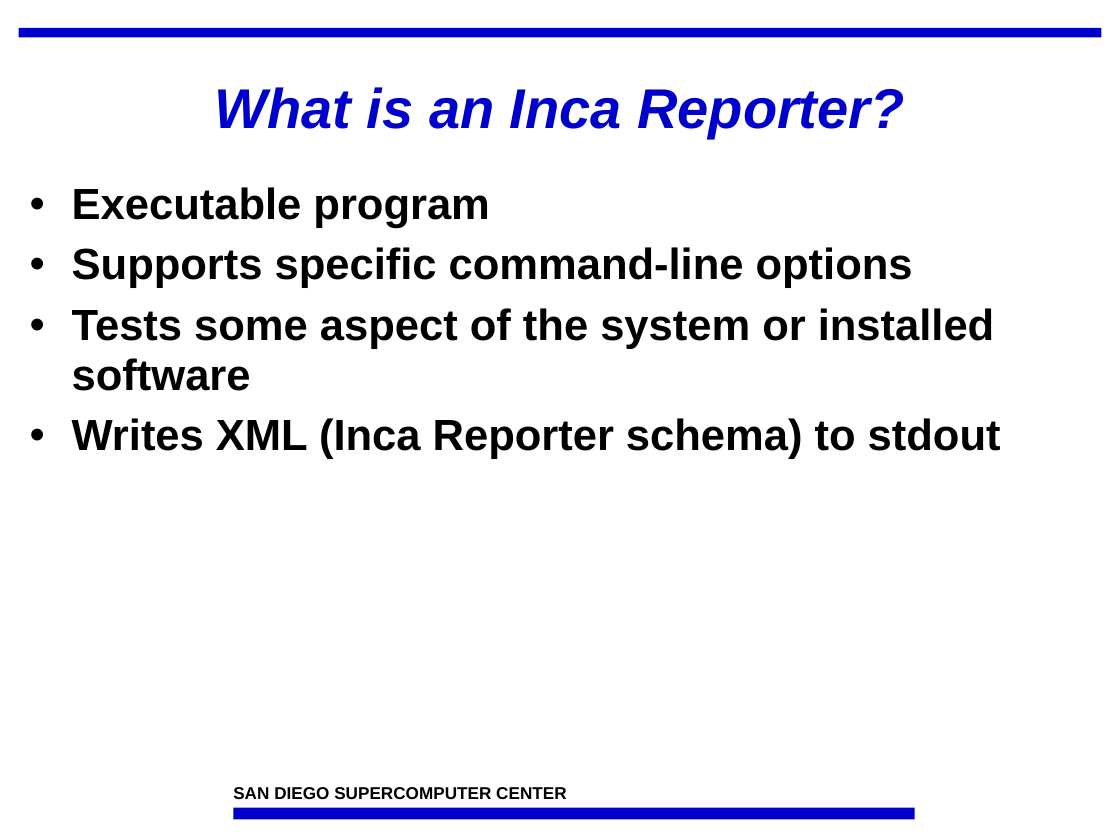
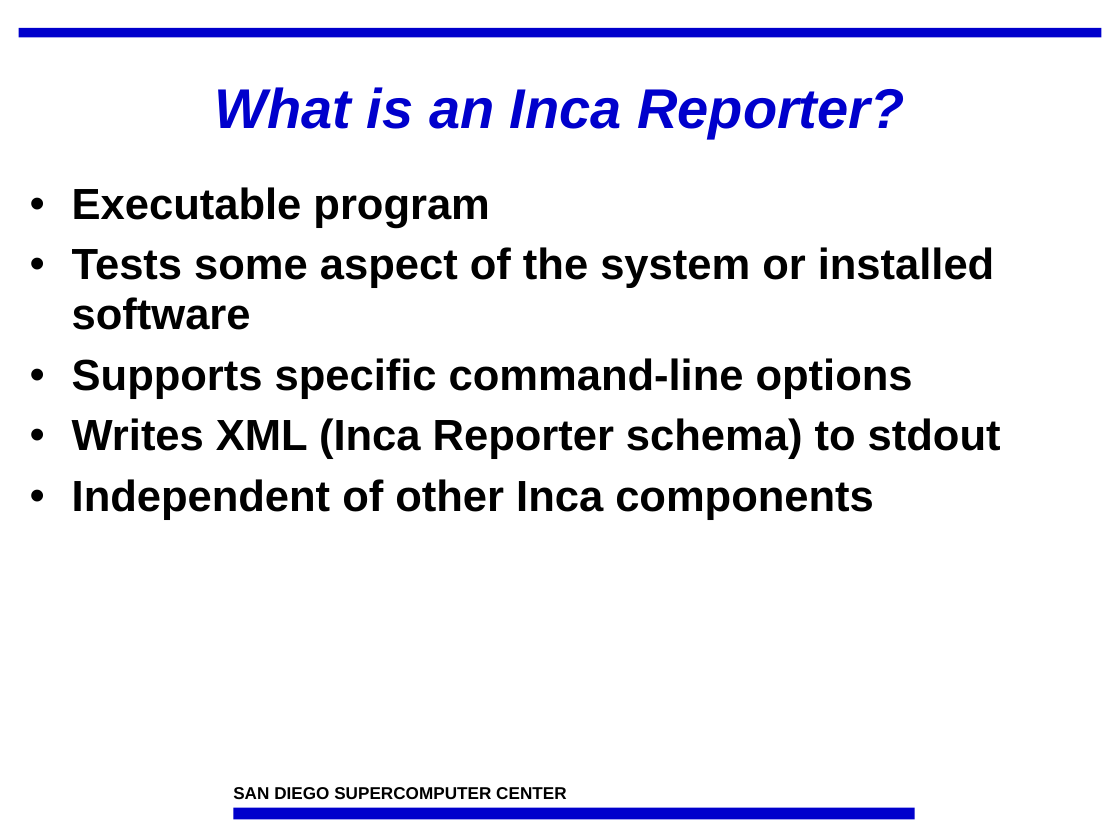
Before and after one commit to IncaProject/inca-xsede, a slide deck: slide 3 of talks/incaReporters.ppt. Drawn at 1120x840 pixels with LibreOffice and Linux fonts; fonts in the diff are those of the drawing; background and template pictures are left out. Boxes give left, top, right and bottom in pixels: in the first picture for what was removed or moved away, otherwise in the second. Text is boxed around its words. In the diff, an @@ line names an element or a change of style, - is before the commit and + after.

Commit message:
More work.

```diff
--- a/talks/incaReporters.ppt
+++ b/talks/incaReporters.ppt
@@ text at (72,247,994,330): paragraph added @@
+• Tests some aspect of the system or installed software
@@ text at (72,308,994,391): paragraph removed @@
-• Tests some aspect of the system or installed software
@@ text at (72,479,874,520): paragraph added @@
+• Independent of other Inca components
```
Also in this commit, not shown: 4 other slides changed, 2 slides added.
